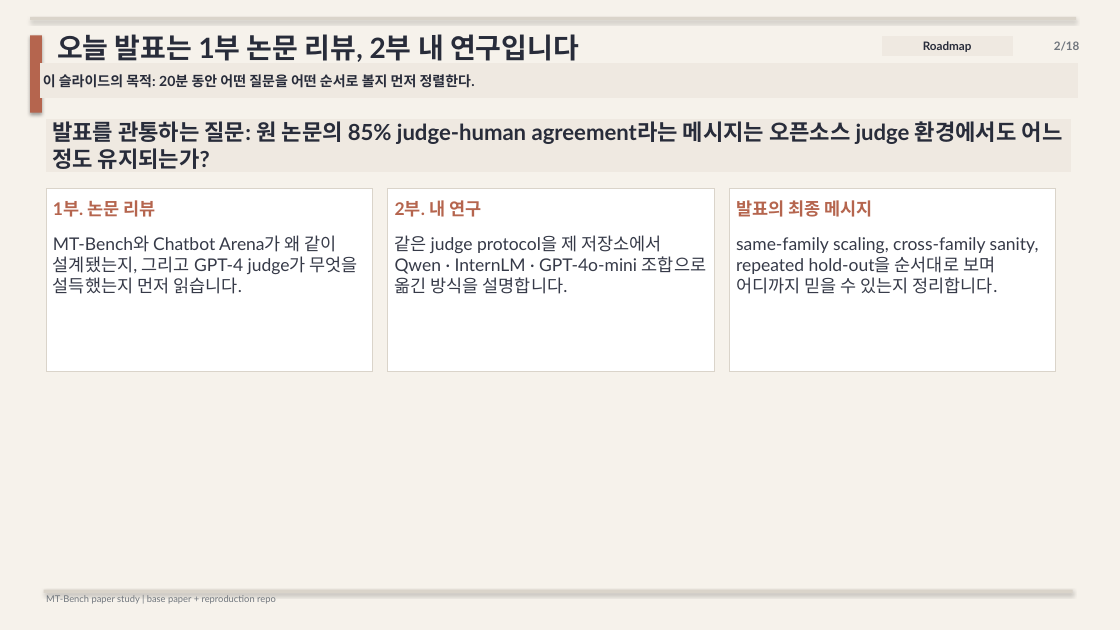
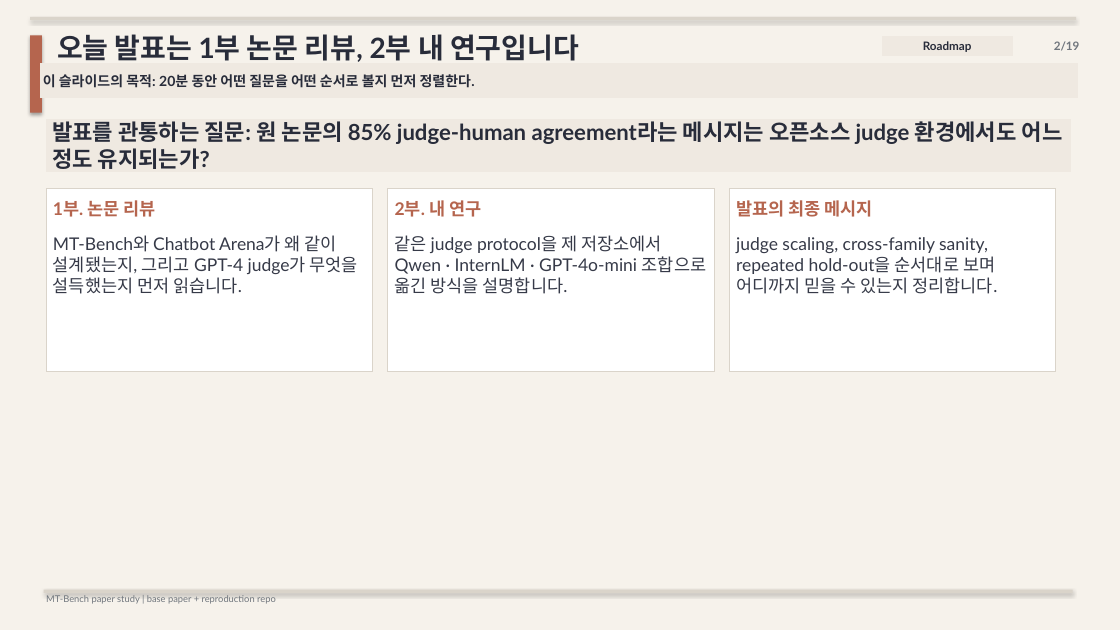
Before and after one commit to kook222/mt_bench_repro, a slide deck: slide 2 of presentation/mt_bench_paper_study.pptx. Drawn at 1120x630 pixels with LibreOffice and Linux fonts; fonts in the diff are those of the drawing. Boxes give left, top, right and bottom in pixels: in the first picture for what was removed or moved away, otherwise in the second. Text is boxed around its words. In the diff, an @@ line names an element or a change of style, - is before the commit and + after.

```diff
--- a/presentation/mt_bench_paper_study.pptx
+++ b/presentation/mt_bench_paper_study.pptx
@@ text at <box>736,237,998,294</box>: text changed @@
-same-family scaling, cross-family sanity, repeated hold-out을 순서대로 보며 어디까지 믿을 수 있는지 정리합니다.
+judge scaling, cross-family sanity, repeated hold-out을 순서대로 보며 어디까지 믿을 수 있는지 정리합니다.
```
Also in this commit, not shown: 16 other slides changed, 1 slide added, 6 other files.
